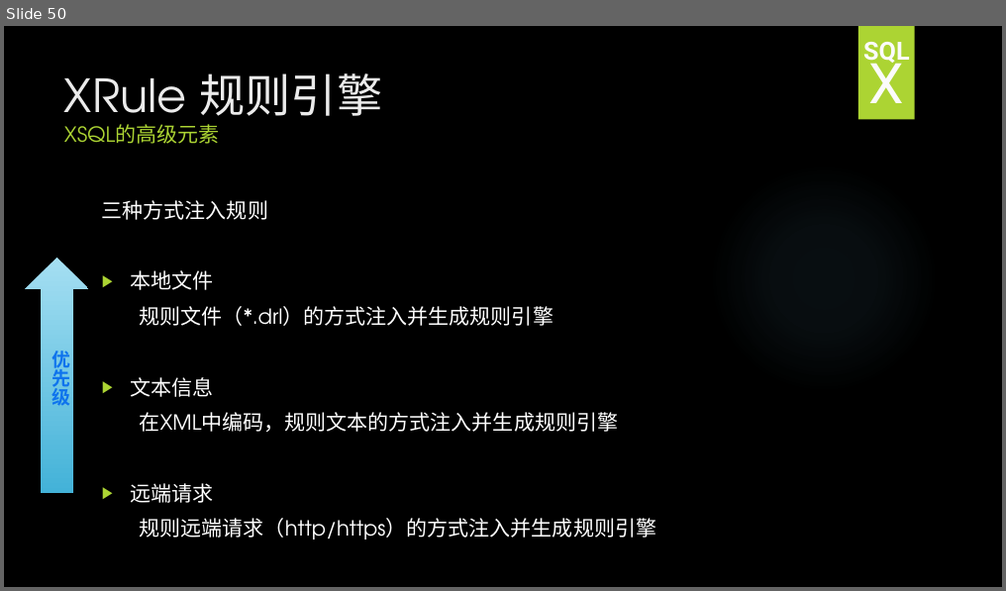
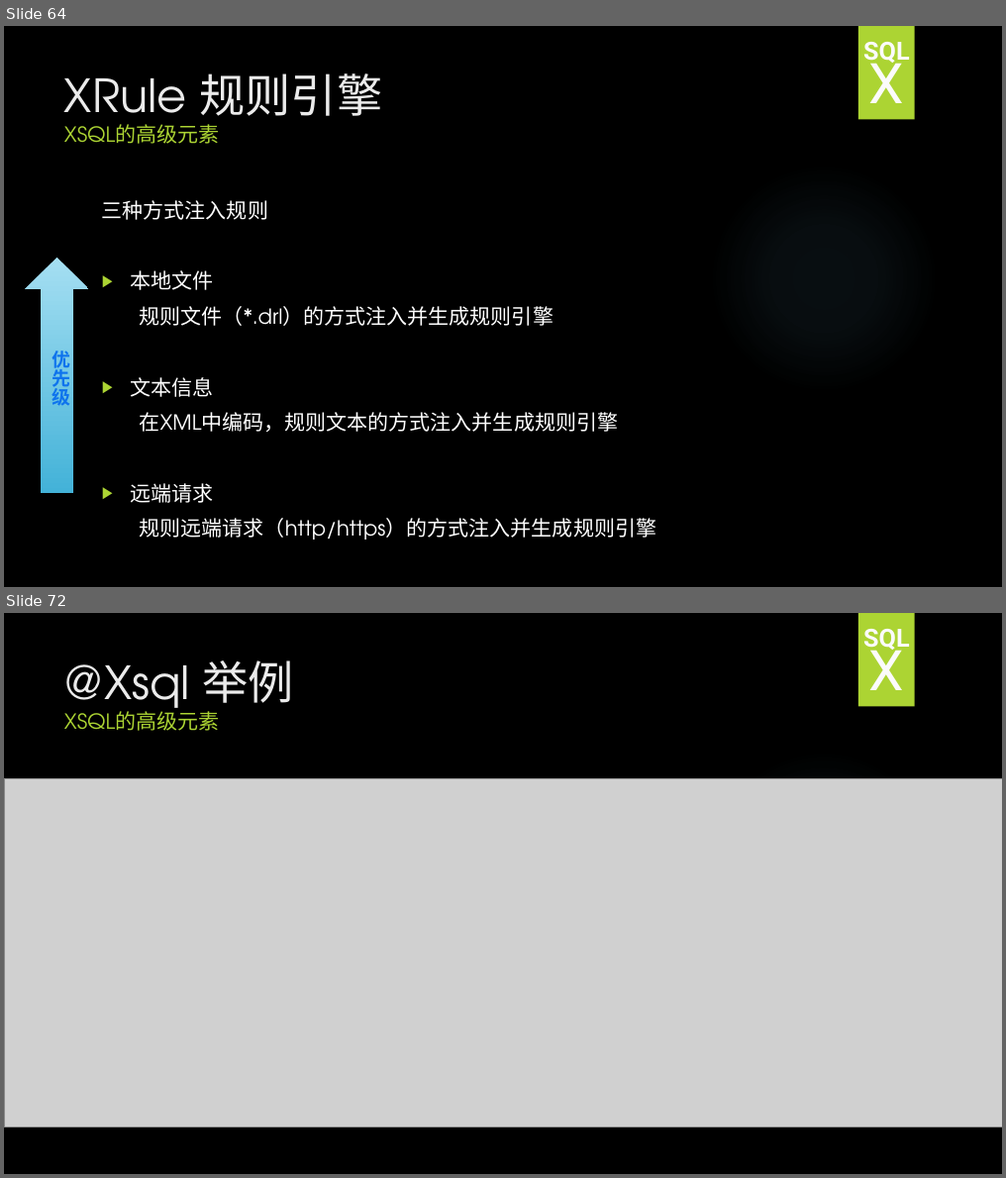
Before and after one commit to HY-ZhengWei/hy.common.XJava, a slide deck: doc/XSQL技术交流.pptx. Shown one above the other, each under a label of ours: slide 50 before the commit, slides 64 and 72 after it; the slides between them are not shown. The pictures are 1006x591 and 1006x1178 pixels, drawn with LibreOffice and Linux fonts; fonts in the diff are those of the drawing; grey boxes stand for pictures; background and template pictures are left out. Boxes give left, top, right and bottom in pixels: in the first picture for what was removed or moved away, otherwise in the second. Text is boxed around its words. In the diff, an @@ line names an element or a change of style, - is before the commit and + after.

```diff
--- a/doc/XSQL技术交流.pptx
+++ b/doc/XSQL技术交流.pptx
@@ slide 72 added at <box>4,613,1002,1174</box>, background picture (left out); not listed: 2 template elements that a slide beside it also shows @@
@@ text added at <box>863,629,910,654</box>, 24 pt, text pattern #EBEBEB on #FBFBFB, bold @@
+SQL
@@ text added at <box>868,639,903,690</box>, 54 pt, text pattern #EBEBEB on #FBFBFB @@
+X
@@ title added at <box>64,661,294,731</box>, 20 pt, text #ACD433 @@
+@Xsql 举例
+XSQL的高级元素
@@ picture added at <box>4,778,1002,1128</box> @@
@@ what was slide 50 is now slide 64 @@
```
Also in this commit, not shown: 3 slides changed, 22 other slides added, 1 slide removed, 3 other files.
